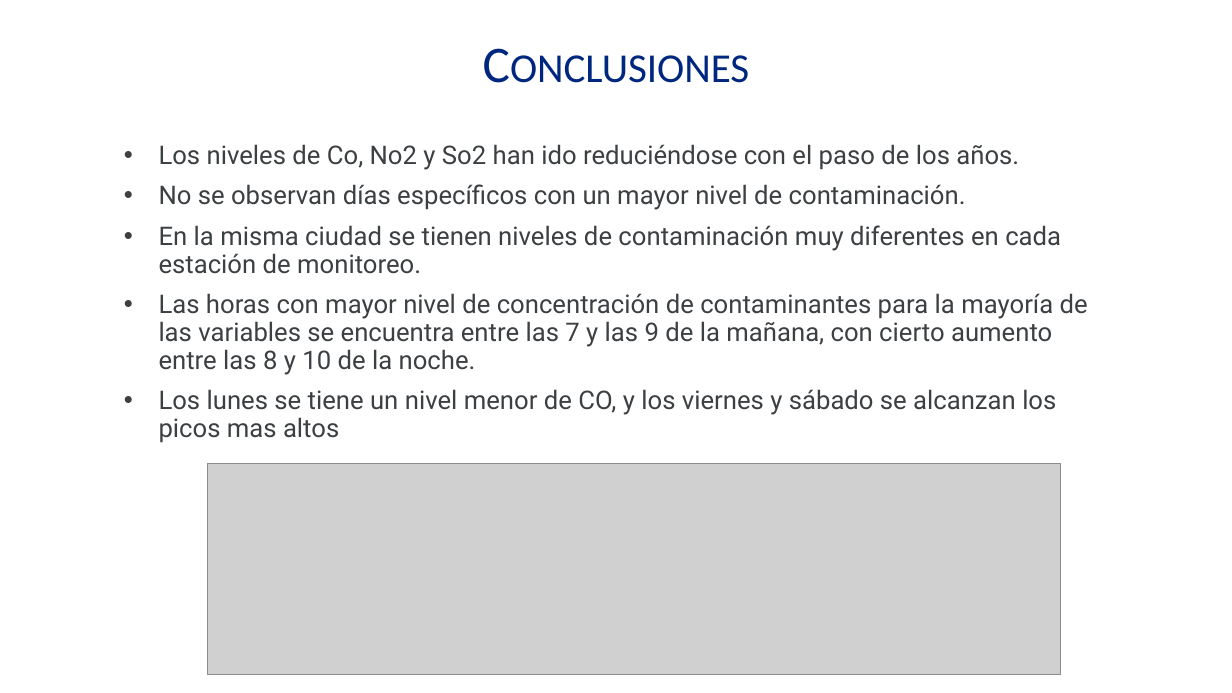
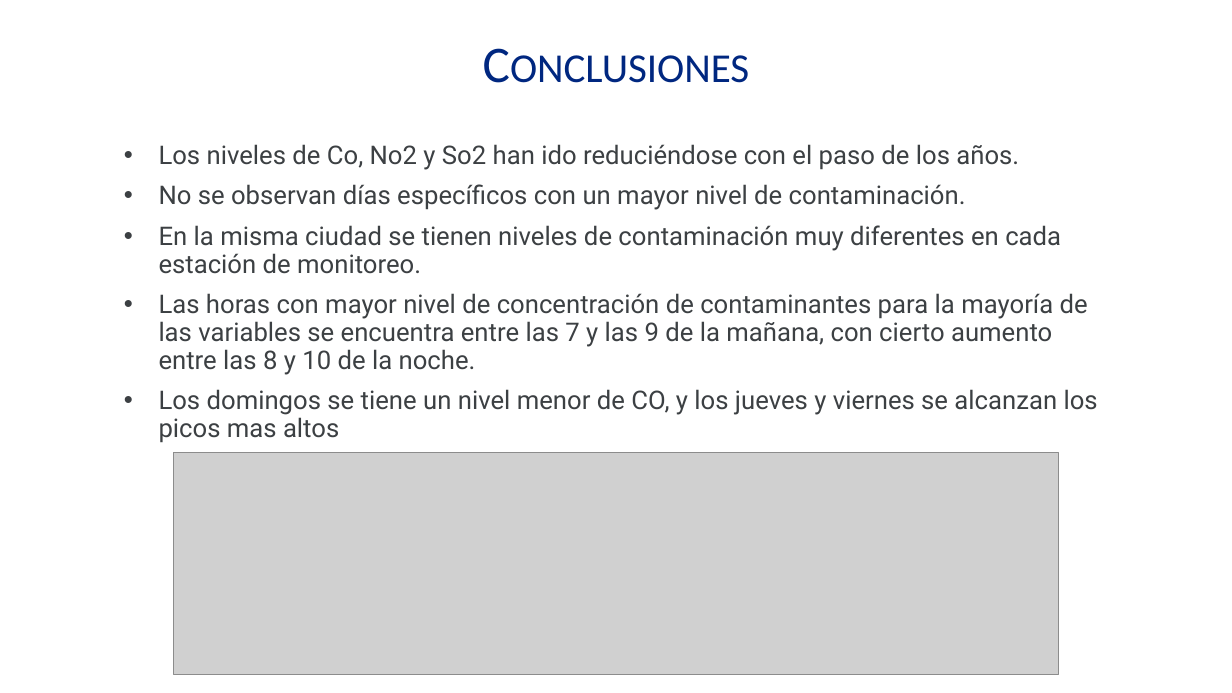
Before and after one commit to Alejandro-Barba/maestria, a slide deck: slide 19 of Semestre2/bases_datos/Presentación.pptx. Drawn at 1232x693 pixels with LibreOffice and Linux fonts; fonts in the diff are those of the drawing; grey boxes stand for pictures. Boxes give left, top, right and bottom in pixels: in the first picture for what was removed or moved away, otherwise in the second. Text is boxed around its words. In the diff, an @@ line names an element or a change of style, - is before the commit and + after.

Commit message:
ajuste en ppt

```diff
--- a/Semestre2/bases_datos/Presentación.pptx
+++ b/Semestre2/bases_datos/Presentación.pptx
@@ text at [159, 389, 1098, 443]: text changed @@
-• Los lunes se tiene un nivel menor de CO, y los viernes y sábado se alcanzan los picos mas altos
+• Los domingos se tiene un nivel menor de CO, y los jueves y viernes se alcanzan los picos mas altos
@@ picture: place and size @@
-picture at [208, 463, 1061, 675]
+picture at [174, 453, 1058, 675]
```
